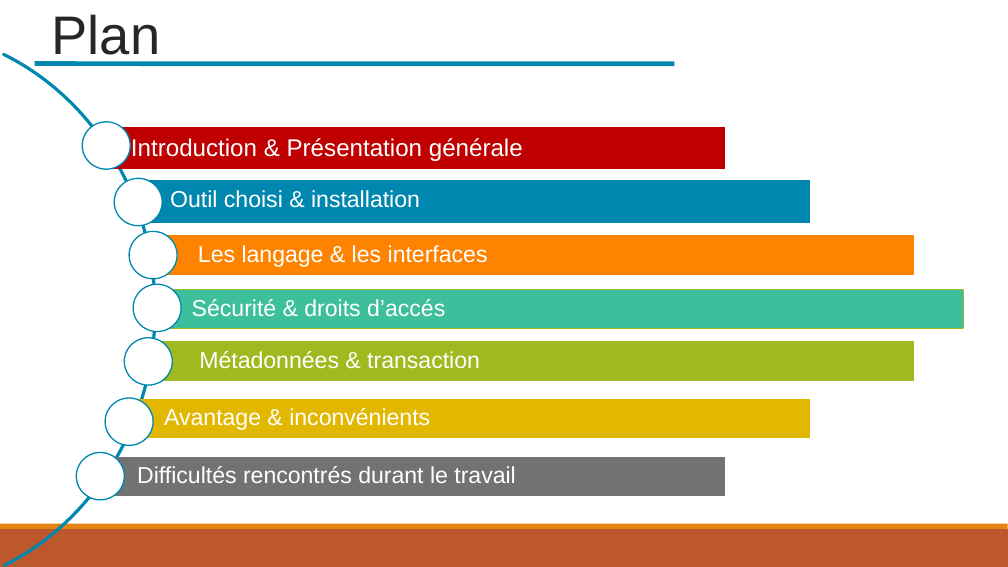
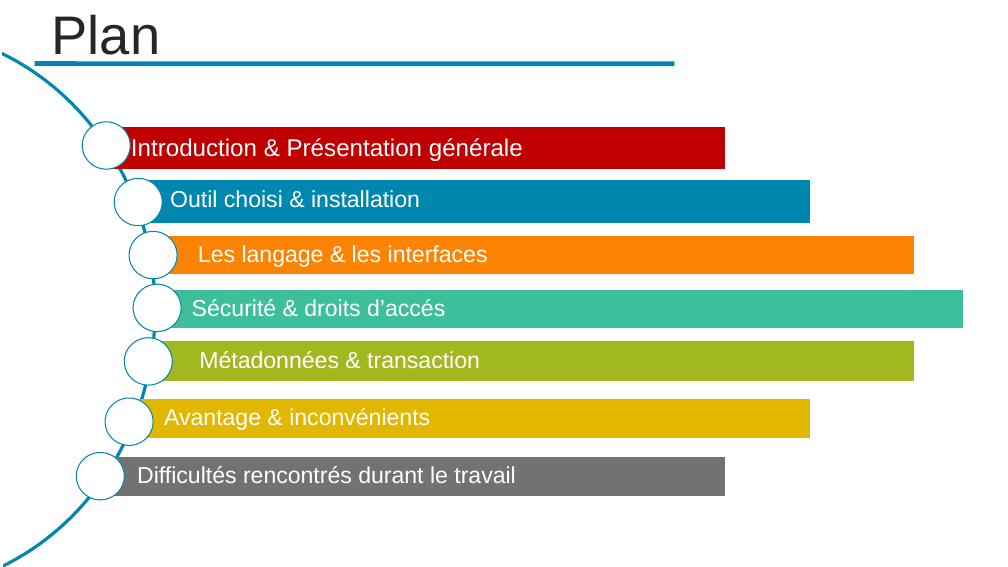
Before and after one commit to lahcenrahlaoui/Wingardium_Leviosaaaa, a slide deck: slide 2 of Presentation-projet-SQLite (1) - Copy.pptx. Drawn at 1008x567 pixels with LibreOffice and Linux fonts; fonts in the diff are those of the drawing. Boxes give left, top, right and bottom in pixels: in the first picture for what was removed or moved away, otherwise in the second. Text is boxed around its words. In the diff, an @@ line names an element or a change of style, - is before the commit and + after.

```diff
--- a/Presentation-projet-SQLite (1) - Copy.pptx
+++ b/Presentation-projet-SQLite (1) - Copy.pptx
@@ rectangle at <box>167,236,913,274</box>: fill #BD582C to #ED7D31; outline #FE8301 1.25 pt to #FE8301 1 pt @@
@@ outline #0087AF 1.25 pt to #0087AF 1 pt in 7 elements at <box>82,122,131,169</box>, <box>129,231,178,279</box>, <box>105,399,154,446</box>, <box>124,338,172,386</box>, <box>114,178,163,226</box>, <box>76,453,125,501</box>, <box>133,284,181,332</box> @@
@@ rectangle at <box>154,290,963,328</box>: outline #A1B81F 1.25 pt to #A1B81F 1 pt @@
@@ rectangle at <box>148,343,913,381</box>: outline #A1B81F 1.25 pt to #A1B81F 1 pt @@
@@ rectangle at <box>133,399,810,437</box>: outline #E2B700 1.25 pt to #E2B700 1 pt @@
@@ rectangle removed at <box>0,529,1008,567</box> @@
@@ rectangle removed at <box>0,524,1008,529</box> @@
```
Also in this commit, not shown: 40 other slides changed, 24 slides added, 12 slides removed.
